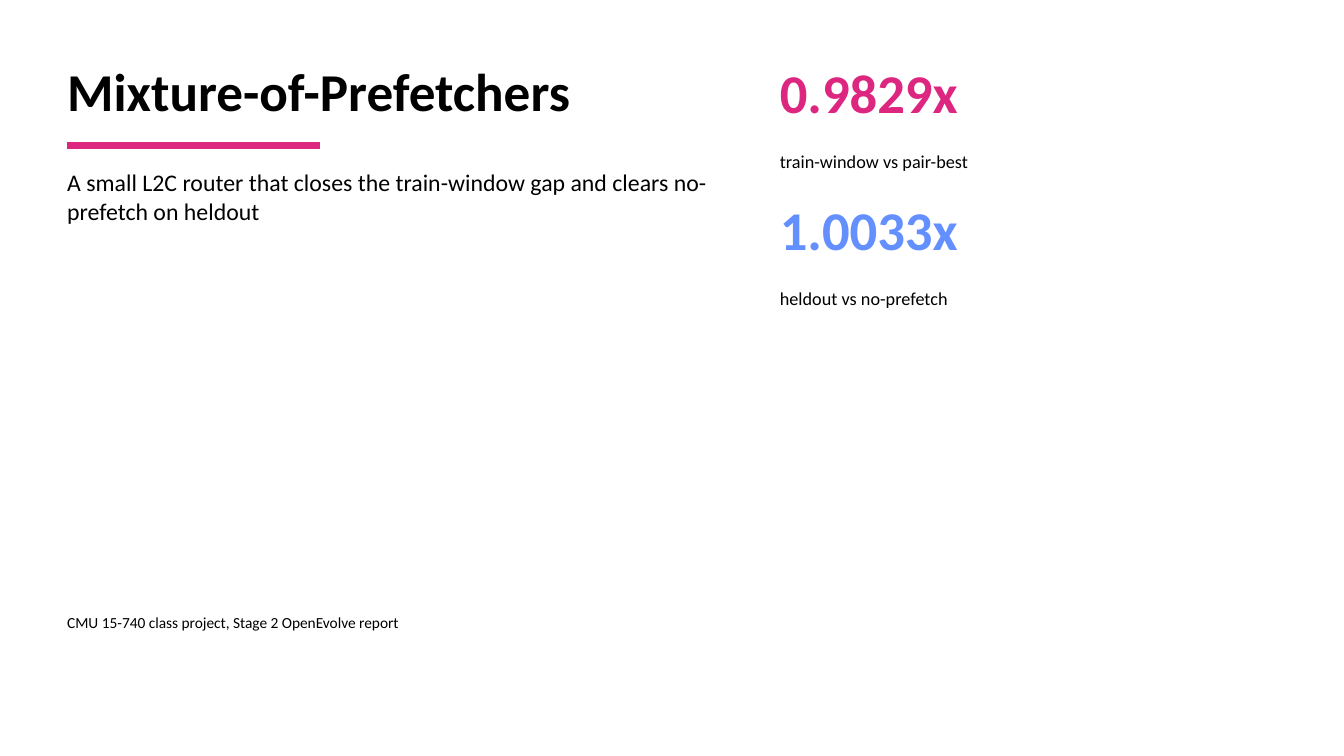
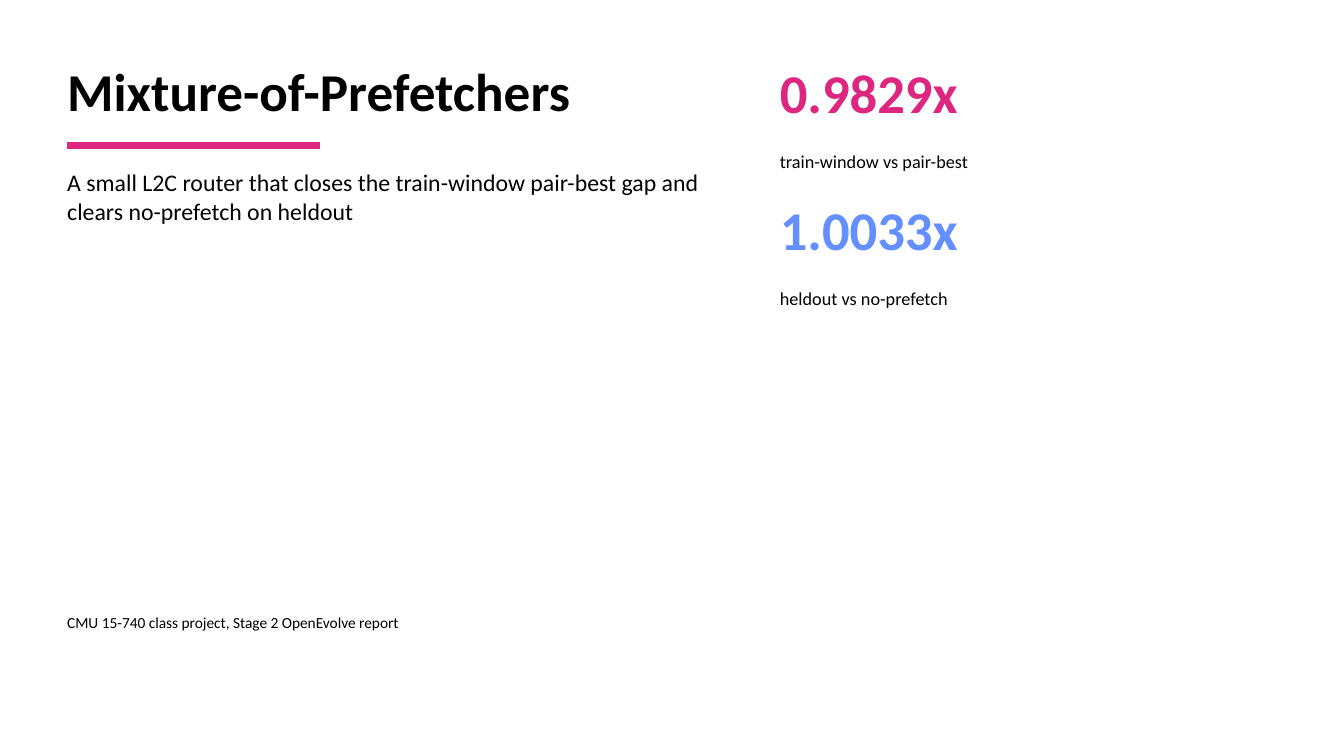
Before and after one commit to GithuBarry/Mixture-of-Prefetchers, a slide deck: slide 1 of slides/mop_stage2_final/output/output.pptx. Drawn at 1344x756 pixels with LibreOffice and Linux fonts; fonts in the diff are those of the drawing. Boxes give left, top, right and bottom in pixels: in the first picture for what was removed or moved away, otherwise in the second. Text is boxed around its words. In the diff, an @@ line names an element or a change of style, - is before the commit and + after.

```diff
--- a/slides/mop_stage2_final/output/output.pptx
+++ b/slides/mop_stage2_final/output/output.pptx
@@ text at bbox=[67, 174, 698, 224]: text changed @@
-A small L2C router that closes the train-window gap and clears no-prefetch on heldout
+A small L2C router that closes the train-window pair-best gap and clears no-prefetch on heldout
```
Also in this commit, not shown: 7 other slides changed, 11 other files.
